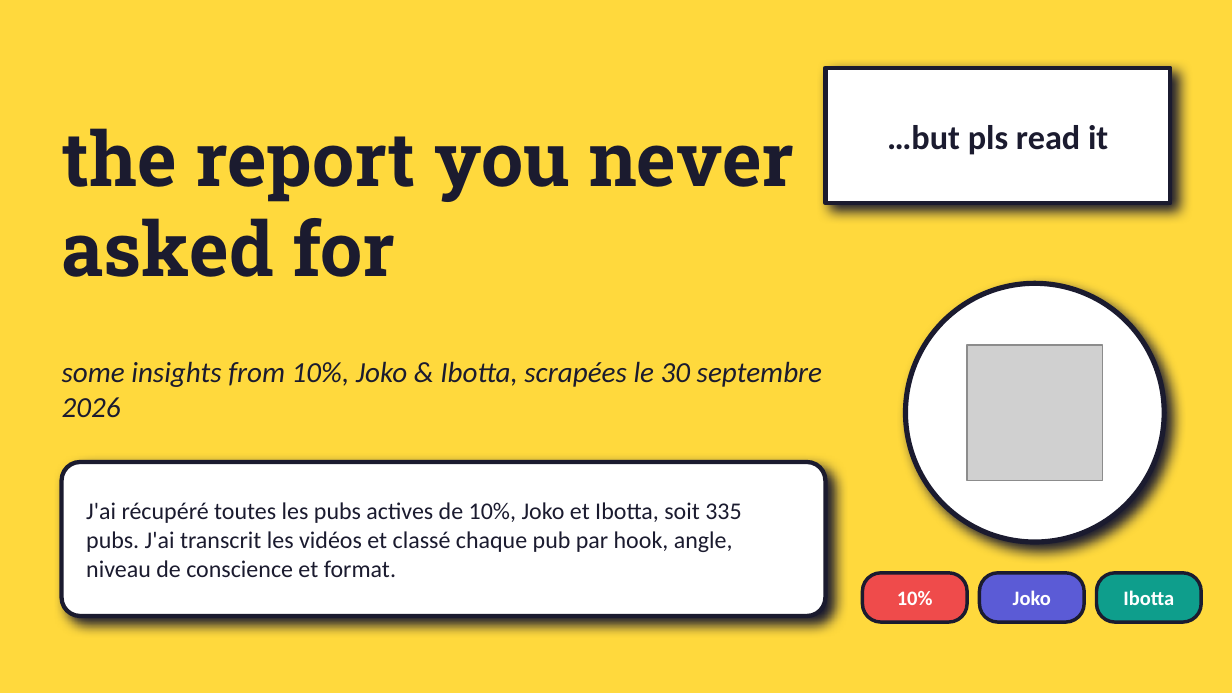
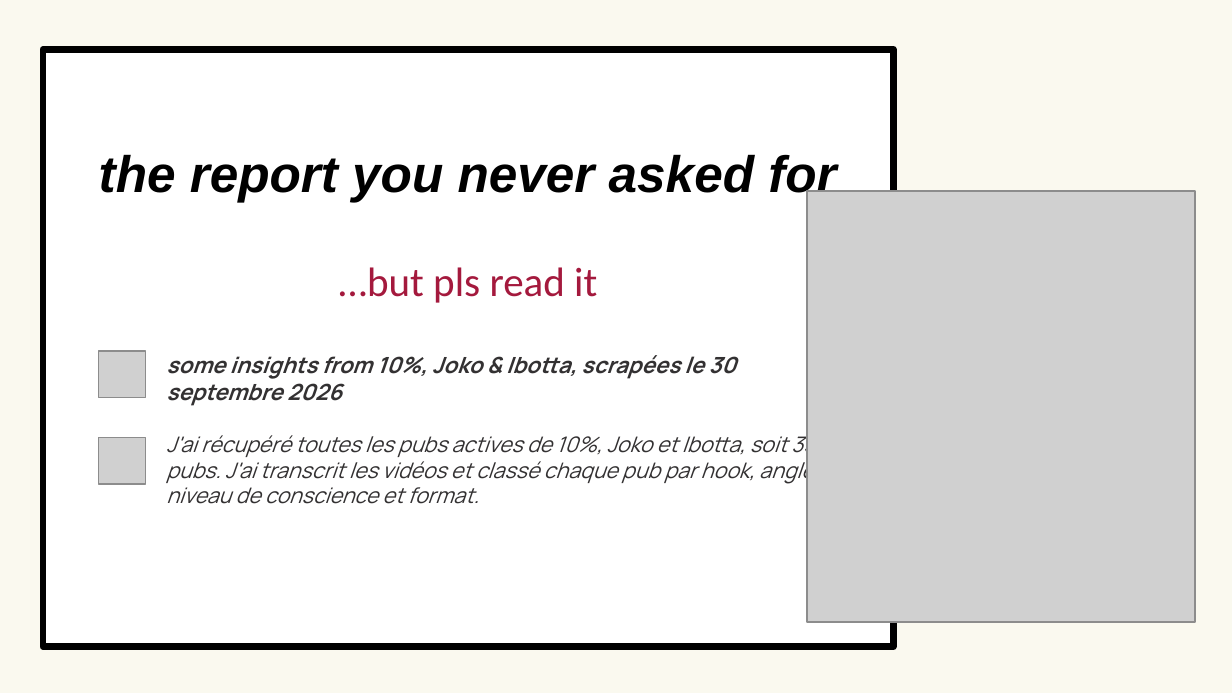
Before and after one commit to baghdadbenkridda01-afk/meta-ads---10-pourcent, a slide deck: slide 1 of deck/10pourcent_report.pptx. Drawn at 1232x693 pixels with LibreOffice and Linux fonts; fonts in the diff are those of the drawing; grey boxes stand for pictures. Boxes give left, top, right and bottom in pixels: in the first picture for what was removed or moved away, otherwise in the second. Text is boxed around its words. In the diff, an @@ line names an element or a change of style, - is before the commit and + after.

```diff
--- a/deck/10pourcent_report.pptx
+++ b/deck/10pourcent_report.pptx
@@ background #FFD93D to #FAF9EF @@
@@ rectangle added at [43, 49, 893, 647], fill #FFFFFF, outline #000000 4 pt @@
@@ text "the report you never asked ...": place and size @@
-text "the report you never asked ..." at [62, 128, 794, 277]
+text "the report you never asked ..." at [99, 154, 836, 203]
@@ text "the report you never asked ..." at [99, 154, 836, 203]: size 44 to 30 pt, font Roboto Slab to Arial, text colour #1B1B2F to #000000, italic on; alignment left to centre; vertical alignment top to middle @@
@@ picture added at [807, 191, 1195, 622] @@
@@ text "…but pls read it": place and size @@
-text "…but pls read it" at [825, 68, 1170, 203]
+text "…but pls read it" at [339, 267, 597, 303]
@@ text "…but pls read it" at [339, 267, 597, 303]: size 20 to 24 pt, text colour #1B1B2F to #A4193D, bold off; fill #FFFFFF to none; outline #1B1B2F 2.5 pt to none; shadow off @@
@@ ellipse removed at [906, 283, 1164, 542] @@
@@ picture added at [99, 351, 145, 398] @@
@@ text "some insights from 10%, Joko ...": place and size @@
-text "some insights from 10%, Joko ..." at [62, 361, 822, 418]
+text "some insights from 10%, Joko ..." at [166, 355, 737, 406]
@@ text "some insights from 10%, Joko ..." at [166, 355, 737, 406]: size 17 to 13 pt, font Calibri to Manrope, text colour #1B1B2F to #333132, bold on @@
@@ picture removed at [967, 345, 1103, 480] @@
@@ picture added at [99, 437, 145, 484] @@
@@ text "J'ai récupéré toutes les pubs ...": place and size @@
-text "J'ai récupéré toutes les pubs ..." at [86, 502, 741, 577]
+text "J'ai récupéré toutes les pubs ..." at [166, 431, 827, 504]
@@ text "J'ai récupéré toutes les pubs ..." at [166, 431, 827, 504]: size 14 to 12.5 pt, font Calibri to Manrope, text colour #1B1B2F to #333132, italic on; vertical alignment middle to top @@
@@ rounded rectangle removed at [62, 462, 825, 616] @@
@@ rounded rectangle removed at [862, 573, 967, 622] @@
-10%
@@ rounded rectangle removed at [979, 573, 1084, 622] @@
-Joko
@@ rounded rectangle removed at [1096, 573, 1201, 622] @@
-Ibotta
```
Also in this commit, not shown: 4 other slides changed, 5 other files.
